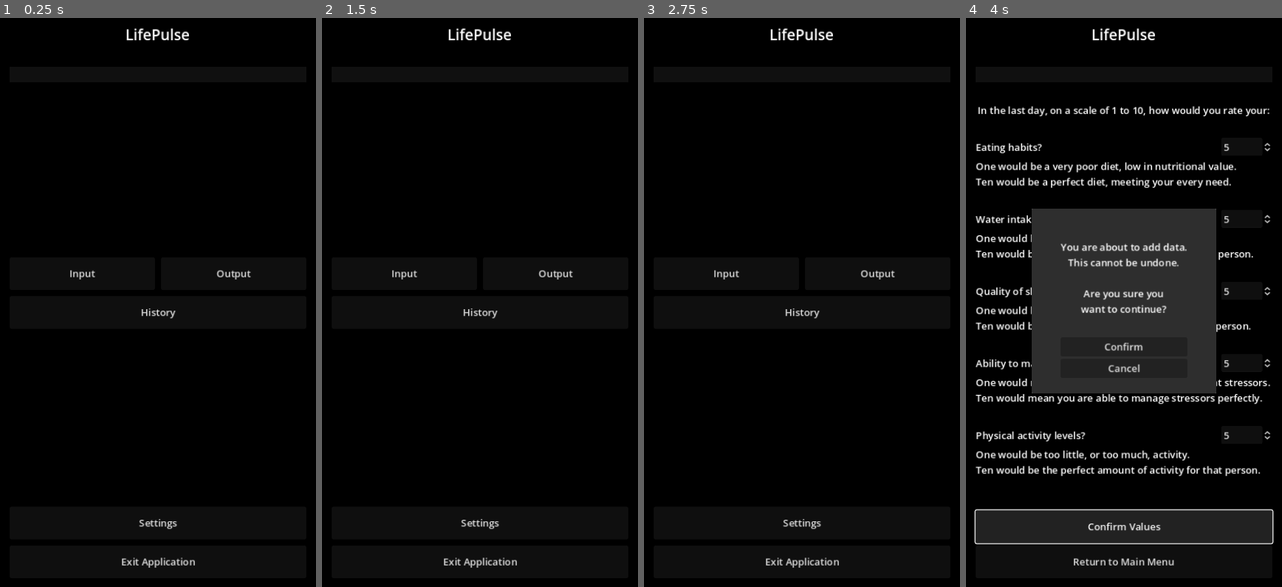
Above: before the commit, frames 1-4 (left to right).
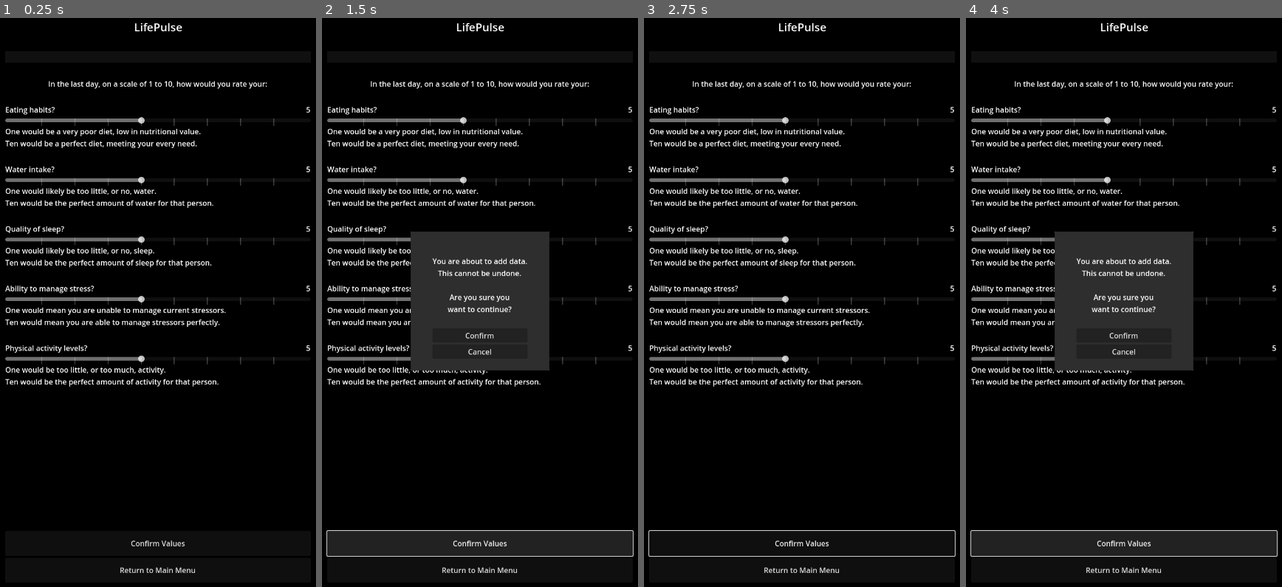
Above: after the commit, the same moments.

Repository: Thorqs/VitaPulsi
Game: Godot game, scene res://control.tscn
Two runs of this game, one before a commit and one after it. Both use one fixed random seed, a clock stepped at 60 frames per second and the inputs below.
Inputs (mouse positions are in pixels of both pictures, inside the frame that each line leads up to):
- Up to frame 1 (0.25 s): no input
- Up to frame 2 (1.5 s): click (480, 541) at 0.5 s, where only the run after the commit has a clickable "Confirm Values"; click (480, 541) at 1.25 s, where only the run after the commit has a clickable "Confirm Values"
- Up to frame 3 (2.75 s): click (802, 336) at 2 s, where only the run after the commit has a clickable "Confirm"
- Up to frame 4 (4 s): click (1048, 274) at 2.75 s, where only the run before the commit has a clickable "Input"; click "Confirm Values" at 3.5 s

The runs differ from the first frame. In frame 1, 6.9% of the frame differs, in the area x 1-99%, y 0-98%; in frame 2, 18%; in frame 3, 7.2%; in frame 4, 24%.

Commit message:
Increase resolution, change input values to sliders.

Diff:
--- a/Input.gd
+++ b/Input.gd
@@ -23,11 +23,11 @@
 	get_node("Input Button/Input_Confirm").visible=false
 
 func _on_confirm_input_button_pressed():
-	Food = get_node("HBox_Food/Food_Val").value
-	Water = get_node("HBox_Water/Water_Val").value
-	Sleep = get_node("HBox_Sleep/Sleep_Val").value
-	Stress = get_node("HBox_Stress/Stress_Val").value
-	Activity = get_node("HBox_Activity/Activity_Val").value
+	Food = get_node("Food_Slider").value
+	Water = get_node("Water_Slider").value
+	Sleep = get_node("Sleep_Slider").value
+	Stress = get_node("Stress_Slider").value
+	Activity = get_node("Activity_Slider").value
 
 	userData.save_data([Food, Water, Sleep, Stress, Activity])
 
@@ -37,8 +37,23 @@
 	%History.update_contents()
 
 func _on_visibility_changed():
-	get_node("HBox_Food/Food_Val").value = 5
-	get_node("HBox_Water/Water_Val").value = 5
-	get_node("HBox_Sleep/Sleep_Val").value = 5
-	get_node("HBox_Stress/Stress_Val").value = 5
-	get_node("HBox_Activity/Activity_Val").value = 5
+	get_node("Food_Slider").value = 5
+	get_node("Water_Slider").value = 5
+	get_node("Sleep_Slider").value = 5
+	get_node("Stress_Slider").value = 5
+	get_node("Activity_Slider").value = 5
+
+func _on_food_slider_value_changed(value):
+	get_node("HBox_Food/Food_Value").text = str(value)
+
+func _on_water_slider_value_changed(value):
+	get_node("HBox_Water/Water_Value").text = str(value)
+
+func _on_sleep_slider_value_changed(value):
+	get_node("HBox_Sleep/Sleep_Value").text = str(value)
+
+func _on_stress_slider_value_changed(value):
+	get_node("HBox_Stress/Stress_Value").text = str(value)
+
+func _on_activity_slider_value_changed(value):
+	get_node("HBox_Activity/Activity_Value").text = str(value)
--- a/control.tscn
+++ b/control.tscn
@@ -37,9 +37,12 @@
 theme_override_styles/panel = SubResource("StyleBoxTexture_7fqm5")
 
 [node name="HBox" type="HBoxContainer" parent="Panel"]
-layout_mode = 0
-offset_right = 540.0
-offset_bottom = 960.0
+layout_mode = 1
+anchors_preset = 15
+anchor_right = 1.0
+anchor_bottom = 1.0
+grow_horizontal = 2
+grow_vertical = 2
 
 [node name="Left Border" type="Control" parent="Panel/HBox"]
 custom_minimum_size = Vector2(25, 0)
@@ -71,6 +74,7 @@
 
 [node name="Main" type="VBoxContainer" parent="Panel/HBox/VBox"]
 unique_name_in_owner = true
+visible = false
 layout_mode = 2
 size_flags_vertical = 3
 theme_override_constants/separation = 10
@@ -275,7 +279,6 @@
 
 [node name="Input" type="VBoxContainer" parent="Panel/HBox/VBox"]
 unique_name_in_owner = true
-visible = false
 layout_mode = 2
 size_flags_vertical = 3
 script = ExtResource("1_n1rqy")
@@ -308,11 +311,17 @@
 layout_mode = 2
 size_flags_horizontal = 3
 
-[node name="Food_Val" type="SpinBox" parent="Panel/HBox/VBox/Input/HBox_Food"]
+[node name="Food_Value" type="Label" parent="Panel/HBox/VBox/Input/HBox_Food"]
+layout_mode = 2
+text = "5"
+
+[node name="Food_Slider" type="HSlider" parent="Panel/HBox/VBox/Input"]
 layout_mode = 2
 min_value = 1.0
 max_value = 10.0
 value = 5.0
+rounded = true
+tick_count = 10
 
 [node name="Food Label" type="Label" parent="Panel/HBox/VBox/Input"]
 layout_mode = 2
@@ -336,11 +345,17 @@
 layout_mode = 2
 size_flags_horizontal = 3
 
-[node name="Water_Val" type="SpinBox" parent="Panel/HBox/VBox/Input/HBox_Water"]
+[node name="Water_Value" type="Label" parent="Panel/HBox/VBox/Input/HBox_Water"]
+layout_mode = 2
+text = "5"
+
+[node name="Water_Slider" type="HSlider" parent="Panel/HBox/VBox/Input"]
 layout_mode = 2
 min_value = 1.0
 max_value = 10.0
 value = 5.0
+rounded = true
+tick_count = 10
 
 [node name="Water Label" type="Label" parent="Panel/HBox/VBox/Input"]
 layout_mode = 2
@@ -364,11 +379,17 @@
 layout_mode = 2
 size_flags_horizontal = 3
 
-[node name="Sleep_Val" type="SpinBox" parent="Panel/HBox/VBox/Input/HBox_Sleep"]
+[node name="Sleep_Value" type="Label" parent="Panel/HBox/VBox/Input/HBox_Sleep"]
+layout_mode = 2
+text = "5"
+
+[node name="Sleep_Slider" type="HSlider" parent="Panel/HBox/VBox/Input"]
 layout_mode = 2
 min_value = 1.0
 max_value = 10.0
 value = 5.0
+rounded = true
+tick_count = 10
 
 [node name="Sleep Label" type="Label" parent="Panel/HBox/VBox/Input"]
 layout_mode = 2
@@ -392,11 +413,17 @@
 layout_mode = 2
 size_flags_horizontal = 3
 
-[node name="Stress_Val" type="SpinBox" parent="Panel/HBox/VBox/Input/HBox_Stress"]
+[node name="Stress_Value" type="Label" parent="Panel/HBox/VBox/Input/HBox_Stress"]
+layout_mode = 2
+text = "5"
+
+[node name="Stress_Slider" type="HSlider" parent="Panel/HBox/VBox/Input"]
 layout_mode = 2
 min_value = 1.0
 max_value = 10.0
 value = 5.0
+rounded = true
+tick_count = 10
 
 [node name="Stress Label" type="Label" parent="Panel/HBox/VBox/Input"]
 layout_mode = 2
@@ -420,11 +447,17 @@
 layout_mode = 2
 size_flags_horizontal = 3
 
-[node name="Activity_Val" type="SpinBox" parent="Panel/HBox/VBox/Input/HBox_Activity"]
+[node name="Activity_Value" type="Label" parent="Panel/HBox/VBox/Input/HBox_Activity"]
+layout_mode = 2
+text = "5"
+
+[node name="Activity_Slider" type="HSlider" parent="Panel/HBox/VBox/Input"]
 layout_mode = 2
 min_value = 1.0
 max_value = 10.0
 value = 5.0
+rounded = true
+tick_count = 10
 
 [node name="Activity Label" type="Label" parent="Panel/HBox/VBox/Input"]
 layout_mode = 2
@@ -760,6 +793,11 @@
 [connection signal="pressed" from="Panel/HBox/VBox/Settings/Settings Return to Main" to="Panel/HBox/VBox/Settings" method="_on_return_to_main_button_pressed"]
 [connection signal="pressed" from="Panel/HBox/VBox/History/History Return to Main" to="Panel/HBox/VBox/History" method="_on_history_return_to_main_pressed"]
 [connection signal="visibility_changed" from="Panel/HBox/VBox/Input" to="Panel/HBox/VBox/Input" method="_on_visibility_changed"]
+[connection signal="value_changed" from="Panel/HBox/VBox/Input/Food_Slider" to="Panel/HBox/VBox/Input" method="_on_food_slider_value_changed"]
+[connection signal="value_changed" from="Panel/HBox/VBox/Input/Water_Slider" to="Panel/HBox/VBox/Input" method="_on_water_slider_value_changed"]
+[connection signal="value_changed" from="Panel/HBox/VBox/Input/Sleep_Slider" to="Panel/HBox/VBox/Input" method="_on_sleep_slider_value_changed"]
+[connection signal="value_changed" from="Panel/HBox/VBox/Input/Stress_Slider" to="Panel/HBox/VBox/Input" method="_on_stress_slider_value_changed"]
+[connection signal="value_changed" from="Panel/HBox/VBox/Input/Activity_Slider" to="Panel/HBox/VBox/Input" method="_on_activity_slider_value_changed"]
 [connection signal="pressed" from="Panel/HBox/VBox/Input/Input Button" to="Panel/HBox/VBox/Input" method="_on_input_confirm_button_pressed"]
 [connection signal="pressed" from="Panel/HBox/VBox/Input/Input Button/Input_Confirm/Input_Confirm_Panel/VBoxContainer/Confirm Button" to="Panel/HBox/VBox/Input" method="_on_confirm_input_button_pressed"]
 [connection signal="pressed" from="Panel/HBox/VBox/Input/Input Button/Input_Confirm/Input_Confirm_Panel/VBoxContainer/Cancel Button" to="Panel/HBox/VBox/Input" method="_on_input_cancel_button_pressed"]
--- a/project.godot
+++ b/project.godot
@@ -20,9 +20,9 @@
 
 [display]
 
-window/size/viewport_width=540
-window/size/viewport_height=960
-window/stretch/mode="canvas_items"
+window/size/viewport_width=720
+window/size/viewport_height=1280
+window/stretch/mode="viewport"
 window/stretch/aspect="expand"
 window/handheld/orientation=1
 
--- a/radar_display.gd
+++ b/radar_display.gd
@@ -17,7 +17,7 @@
 var WYDOK_label: Label
 var WYDP_label: Label
 
-const radar_offset = Vector2(245, 250)
+var radar_offset = Vector2(331, 250)
 const radar_scaling = 20
 
 # corners of identity pentagons
Not shown, changed: .gitignore
